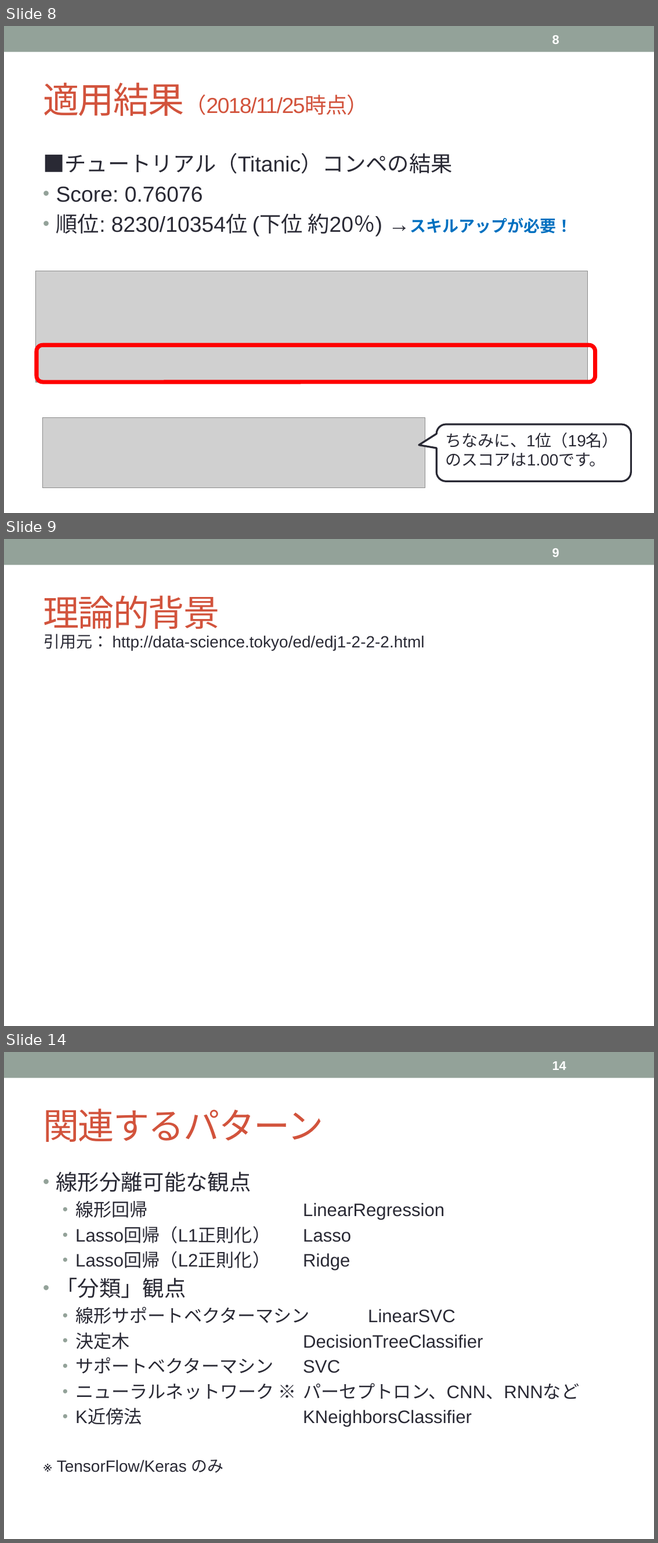
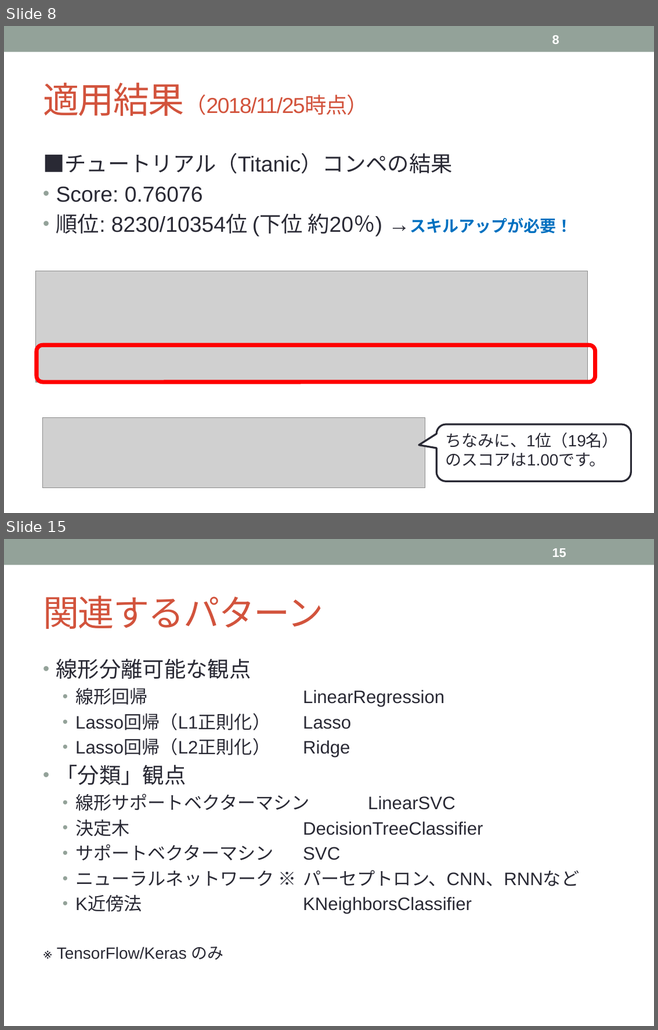
Before and after one commit to tsuchiyatoshio/team, a slide deck: oouchi/1.2_LogisticRegression/1.2_RogisticRegression.pptx. Shown one above the other, each under a label of ours: slides 8, 9 and 14 before the commit, slides 8 and 15 after it; the slides between them are not shown. The pictures are 658x1543 and 658x1030 pixels, drawn with LibreOffice and Linux fonts; fonts in the diff are those of the drawing; grey boxes stand for pictures. Boxes give left, top, right and bottom in pixels: in the first picture for what was removed or moved away, otherwise in the second. Text is boxed around its words. In the diff, an @@ line names an element or a change of style, - is before the commit and + after.

```diff
--- a/oouchi/1.2_LogisticRegression/1.2_RogisticRegression.pptx
+++ b/oouchi/1.2_LogisticRegression/1.2_RogisticRegression.pptx
@@ slide 9 removed at (4,539,654,1026), background #FFFFFF; not listed: 1 template element that a slide beside it also shows @@
@@ page number removed at (552,548,559,557) @@
-9
@@ title removed at (43,595,220,635) @@
-理論的背景
@@ text removed at (43,634,424,650) @@
-引用元： http://data-science.tokyo/ed/edj1-2-2-2.html
@@ what was slide 14 is now slide 15 @@
@@ page number at (552,548,566,557): text changed @@
-14
+15
```
Also in this commit, not shown: 2 slides changed, 4 slides added, 2 other slides removed, 1 other file.
